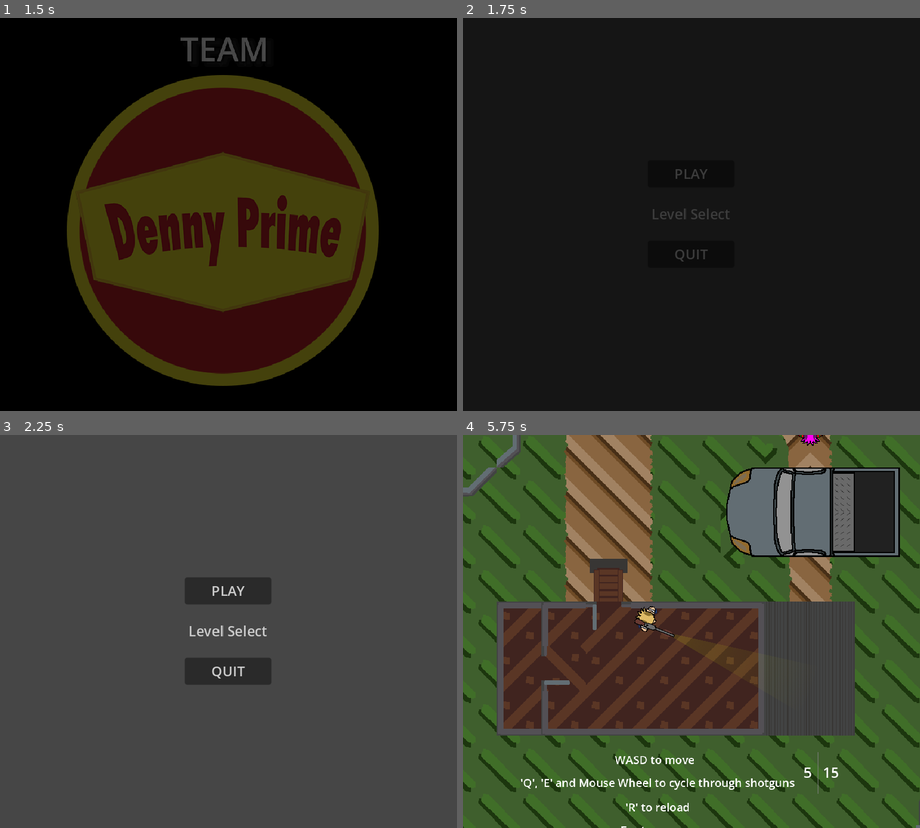
Above: before the commit, frames 1-4 (two rows, left to right).
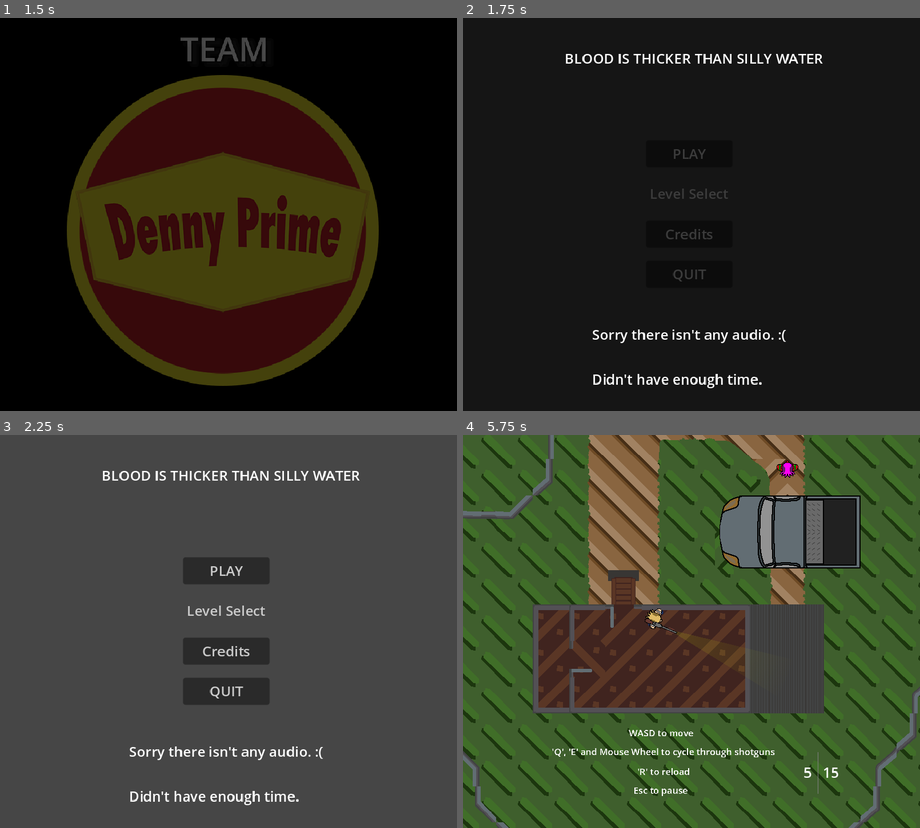
Above: after the commit, the same moments.

Repository: Why-It/Godot.4-Denny_Prime-Blood_Is_Thicker_Than_Silly_Water
Game: Godot game, scene res://Scenes/splash_screen.tscn
Two runs of this game, one before a commit and one after it. Both use one fixed random seed, a clock stepped at 60 frames per second and the inputs below. The engine's default icon, where the game draws it, is replaced by a stand-in: a white triangle on a blue panel in a dark square.
Inputs (mouse positions are in pixels of both pictures, inside the frame that each line leads up to):
- Up to frame 1 (1.5 s): tap Enter (Accept) at 0.5 s; move the mouse to (329, 194) at 0.52 s; hold D (Right) 0.53-1.28 s; hold Enter (Accept) 0.53-1.28 s; move the mouse to (137, 234) at 1.27 s; hold S (Down) from 1.28 s (still down); click (137, 234) at 1.35 s
- Up to frame 2 (1.75 s): keep holding S (Down)
- Up to frame 3 (2.25 s): release S (Down) at 2 s; click (228, 651) at 2 s, where only the run after the commit has a clickable "Credits"
- Up to frame 4 (5.75 s): click "PLAY" at 2.75 s; move the mouse to (737, 545) at 3.52 s; hold D (Right) 3.53-4.28 s; tap Mouse wheel down (Weapon_Next) at 3.6 s; move the mouse to (668, 710) at 4.27 s; hold W (Up) 4.28-5.03 s; tap Mouse wheel up (Weapon_Prev) at 4.35 s; move the mouse to (828, 690) at 5.02 s; hold A (Left) from 5.03 s (still down); hold Enter (Accept) from 5.03 s (still down)

Frame 1 is identical in both runs. In frame 2, 2.0% of the frame differs, in the area x 22-79%, y 9-95%; in frame 3, 6.1%; in frame 4, 46%, in the area x 0-100%, y 0-100%.

Commit message:
-- Audio Update Beginnings --
- Added a bunch of sounds
- Added a new scene for audio management

Diff:
--- a/Levels/1. Clyde's Place.tscn
+++ b/Levels/1. Clyde's Place.tscn
@@ -40,7 +40,7 @@
 level_leave_node = NodePath("../WinCondition/Area2D2/CollisionShape2D")
 
 [node name="Camera2D" parent="PausableScenes/Player" instance=ExtResource("4_pu3it")]
-zoom = Vector2(0.8, 0.8)
+zoom = Vector2(0.65, 0.65)
 
 [node name="gun_manager" parent="PausableScenes/Player" instance=ExtResource("5_fwq4x")]
 position = Vector2(0, 0)
--- a/Levels/2. Massacre.tscn
+++ b/Levels/2. Massacre.tscn
@@ -40,7 +40,7 @@
 level_leave_node = NodePath("../WinCondition/Area2D2/CollisionShape2D")
 
 [node name="Camera2D" parent="PausableScenes/Player" instance=ExtResource("4_c01aj")]
-zoom = Vector2(0.8, 0.8)
+zoom = Vector2(0.65, 0.65)
 
 [node name="gun_manager" parent="PausableScenes/Player" instance=ExtResource("5_sigbd")]
 position = Vector2(0, 0)
--- a/Levels/3. We Spreadin'.tscn
+++ b/Levels/3. We Spreadin'.tscn
@@ -42,7 +42,7 @@
 level_leave_node = NodePath("../WinCondition/Area2D2/CollisionShape2D")
 
 [node name="Camera2D" parent="PausableScenes/Player" instance=ExtResource("5_evkkf")]
-zoom = Vector2(0.8, 0.8)
+zoom = Vector2(0.65, 0.65)
 
 [node name="gun_manager" parent="PausableScenes/Player" instance=ExtResource("6_gt5nf")]
 position = Vector2(0, 0)
--- /dev/null
+++ b/Scenes/audio_manager.tscn
@@ -0,0 +1,60 @@
+[gd_scene load_steps=14 format=3 uid="uid://bjxuanrrabulo"]
+
+[ext_resource type="AudioStream" uid="uid://5yxraig8cep0" path="res://Audio/Music/Cyber_Racer_Lunareh.wav" id="1_6auaw"]
+[ext_resource type="AudioStream" uid="uid://dx7ipqpmmm8uq" path="res://Audio/Music/Prototype_JedStark.wav" id="2_ak5ik"]
+[ext_resource type="AudioStream" uid="uid://vx321lmfr0tx" path="res://Audio/SFX/Alert_0.wav" id="3_1y1ug"]
+[ext_resource type="AudioStream" uid="uid://dkhc1rudkusxn" path="res://Audio/SFX/Alert_1.wav" id="4_pt2xc"]
+[ext_resource type="AudioStream" uid="uid://d2rrvcxam3f3a" path="res://Audio/SFX/Alert_2.wav" id="5_6vkua"]
+[ext_resource type="AudioStream" uid="uid://brx1ukl6m54t2" path="res://Audio/SFX/Alert_3.wav" id="6_rhsl8"]
+[ext_resource type="AudioStream" uid="uid://ck4lult6jn01n" path="res://Audio/SFX/Alert_4.wav" id="7_1jy7t"]
+[ext_resource type="AudioStream" uid="uid://bag4aa2rq6q4v" path="res://Audio/SFX/die_0.wav" id="8_3020m"]
+[ext_resource type="AudioStream" uid="uid://cnn7ld01ryl6p" path="res://Audio/SFX/hurt_0.wav" id="9_o8x3o"]
+[ext_resource type="AudioStream" uid="uid://dmd1o3nd8pdig" path="res://Audio/SFX/hurt_1.wav" id="10_xhxf1"]
+[ext_resource type="AudioStream" uid="uid://daewjjdy1hr8q" path="res://Audio/SFX/swing_0.wav" id="11_kjp8j"]
+[ext_resource type="AudioStream" uid="uid://c7tw45kwed01i" path="res://Audio/SFX/swing_1.wav" id="12_mob1e"]
+[ext_resource type="AudioStream" uid="uid://cw5dtr6i1tt5v" path="res://Audio/SFX/swing_2.wav" id="13_ti8hs"]
+
+[node name="AudioManager" type="Node"]
+
+[node name="Music" type="Node2D" parent="."]
+
+[node name="CyberRacer" type="AudioStreamPlayer2D" parent="Music"]
+stream = ExtResource("1_6auaw")
+
+[node name="Prototype" type="AudioStreamPlayer2D" parent="Music"]
+stream = ExtResource("2_ak5ik")
+
+[node name="SFX" type="Node2D" parent="."]
+
+[node name="Alert_0" type="AudioStreamPlayer2D" parent="SFX"]
+stream = ExtResource("3_1y1ug")
+
+[node name="Alert_1" type="AudioStreamPlayer2D" parent="SFX"]
+stream = ExtResource("4_pt2xc")
+
+[node name="Alert_2" type="AudioStreamPlayer2D" parent="SFX"]
+stream = ExtResource("5_6vkua")
+
+[node name="Alert_3" type="AudioStreamPlayer2D" parent="SFX"]
+stream = ExtResource("6_rhsl8")
+
+[node name="Alert_4" type="AudioStreamPlayer2D" parent="SFX"]
+stream = ExtResource("7_1jy7t")
+
+[node name="Die_0" type="AudioStreamPlayer2D" parent="SFX"]
+stream = ExtResource("8_3020m")
+
+[node name="Hurt_0" type="AudioStreamPlayer2D" parent="SFX"]
+stream = ExtResource("9_o8x3o")
+
+[node name="Hurt_1" type="AudioStreamPlayer2D" parent="SFX"]
+stream = ExtResource("10_xhxf1")
+
+[node name="Swing_0" type="AudioStreamPlayer2D" parent="SFX"]
+stream = ExtResource("11_kjp8j")
+
+[node name="Swing_1" type="AudioStreamPlayer2D" parent="SFX"]
+stream = ExtResource("12_mob1e")
+
+[node name="Swing_2" type="AudioStreamPlayer2D" parent="SFX"]
+stream = ExtResource("13_ti8hs")
--- a/Scenes/camera_2d.tscn
+++ b/Scenes/camera_2d.tscn
@@ -3,7 +3,6 @@
 [ext_resource type="Script" path="res://Scripts/dynamic_camera.gd" id="1_x6cud"]
 
 [node name="Camera2D" type="Camera2D"]
-zoom = Vector2(1.75, 1.75)
 process_callback = 0
 position_smoothing_enabled = true
 position_smoothing_speed = 10.0
--- /dev/null
+++ b/Scenes/credits.tscn
@@ -0,0 +1,88 @@
+[gd_scene load_steps=4 format=3 uid="uid://cdi2yi3i0n0w5"]
+
+[ext_resource type="Script" path="res://Scripts/credits.gd" id="1_k8ffd"]
+[ext_resource type="Theme" uid="uid://udap2b0yhsp7" path="res://Art/Styles/BUTTON.tres" id="2_2cfl8"]
+[ext_resource type="PackedScene" uid="uid://byled1opgohlw" path="res://Scenes/transition.tscn" id="3_g7l6r"]
+
+[node name="Credits" type="Control"]
+layout_mode = 3
+anchors_preset = 15
+anchor_right = 1.0
+anchor_bottom = 1.0
+grow_horizontal = 2
+grow_vertical = 2
+size_flags_horizontal = 3
+size_flags_vertical = 3
+script = ExtResource("1_k8ffd")
+
+[node name="BoxContainer" type="BoxContainer" parent="."]
+layout_mode = 1
+anchors_preset = 15
+anchor_right = 1.0
+anchor_bottom = 1.0
+grow_horizontal = 2
+grow_vertical = 2
+alignment = 1
+
+[node name="VBoxContainer2" type="HBoxContainer" parent="BoxContainer"]
+layout_mode = 2
+size_flags_horizontal = 3
+
+[node name="VBoxContainer2" type="VBoxContainer" parent="BoxContainer/VBoxContainer2"]
+layout_mode = 2
+size_flags_horizontal = 3
+
+[node name="VBoxContainer" type="VBoxContainer" parent="BoxContainer/VBoxContainer2"]
+layout_mode = 2
+size_flags_horizontal = 3
+size_flags_vertical = 3
+size_flags_stretch_ratio = 2.38
+theme_override_constants/separation = 15
+
+[node name="BoxContainer2" type="BoxContainer" parent="BoxContainer/VBoxContainer2/VBoxContainer"]
+layout_mode = 2
+size_flags_vertical = 3
+size_flags_stretch_ratio = 2.84
+
+[node name="BoxContainer3" type="BoxContainer" parent="BoxContainer/VBoxContainer2/VBoxContainer"]
+layout_mode = 2
+size_flags_vertical = 3
+size_flags_stretch_ratio = 5.0
+alignment = 1
+
+[node name="Label" type="Label" parent="BoxContainer/VBoxContainer2/VBoxContainer/BoxContainer3"]
+layout_mode = 2
+text = "Game Designer:                     Wyatt Curtiss
+
+Narrative Designer:                        Joseph Cartwright
+
+Game Art:                             Josh Marsik
+                                                   Wyatt Curtiss
+
+Made with Godot 4.2.1"
+horizontal_alignment = 1
+
+[node name="BoxContainer" type="BoxContainer" parent="BoxContainer/VBoxContainer2/VBoxContainer"]
+layout_mode = 2
+size_flags_vertical = 3
+alignment = 1
+
+[node name="ReturnToMain" type="Button" parent="BoxContainer/VBoxContainer2/VBoxContainer/BoxContainer"]
+layout_mode = 2
+theme = ExtResource("2_2cfl8")
+text = "Main Menu"
+
+[node name="BoxContainer4" type="BoxContainer" parent="BoxContainer/VBoxContainer2/VBoxContainer"]
+layout_mode = 2
+size_flags_vertical = 3
+size_flags_stretch_ratio = 3.06
+
+[node name="VBoxContainer3" type="VBoxContainer" parent="BoxContainer/VBoxContainer2"]
+layout_mode = 2
+size_flags_horizontal = 3
+
+[node name="Transition" parent="." instance=ExtResource("3_g7l6r")]
+layout_mode = 1
+
+[connection signal="pressed" from="BoxContainer/VBoxContainer2/VBoxContainer/BoxContainer/ReturnToMain" to="." method="_on_return_to_main_pressed"]
+[connection signal="pressed" from="BoxContainer/VBoxContainer2/VBoxContainer/BoxContainer/ReturnToMain" to="." method="_on_play_pressed"]
--- a/Scenes/main_menu.tscn
+++ b/Scenes/main_menu.tscn
@@ -54,10 +54,17 @@
 popup/item_2/text = "3. We Spreadin'"
 popup/item_2/id = 2
 
+[node name="Credits" type="Button" parent="BoxContainer/Center/VBoxContainer"]
+layout_mode = 2
+text = "Credits"
+
 [node name="Quit" type="Button" parent="BoxContainer/Center/VBoxContainer"]
 layout_mode = 2
 theme = ExtResource("1_0235s")
 text = "QUIT"
+
+[node name="VBoxContainer2" type="VBoxContainer" parent="BoxContainer/Center"]
+layout_mode = 2
 
 [node name="Right" type="HBoxContainer" parent="BoxContainer"]
 layout_mode = 2
@@ -65,5 +72,28 @@
 [node name="Transition" parent="." instance=ExtResource("2_ai0nt")]
 layout_mode = 1
 
+[node name="Label" type="Label" parent="."]
+layout_mode = 1
+anchors_preset = -1
+anchor_bottom = 0.023
+offset_left = 116.0
+offset_top = 35.0
+offset_right = 650.0
+offset_bottom = 89.3
+text = "BLOOD IS THICKER THAN SILLY WATER"
+
+[node name="Label2" type="Label" parent="."]
+layout_mode = 1
+anchors_preset = -1
+anchor_bottom = 0.023
+offset_left = 147.0
+offset_top = 351.0
+offset_right = 681.0
+offset_bottom = 405.3
+text = "Sorry there isn't any audio. :(
+
+Didn't have enough time."
+
 [connection signal="pressed" from="BoxContainer/Center/VBoxContainer/Play" to="." method="_on_play_pressed"]
+[connection signal="pressed" from="BoxContainer/Center/VBoxContainer/Credits" to="." method="_on_credits_pressed"]
 [connection signal="pressed" from="BoxContainer/Center/VBoxContainer/Quit" to="." method="_on_quit_pressed"]
--- /dev/null
+++ b/Scripts/credits.gd
@@ -0,0 +1,16 @@
+extends Control
+
+@onready var levelTransition = $Transition
+
+# Called when the node enters the scene tree for the first time.
+func _ready():
+	pass # Replace with function body.
+
+
+# Called every frame. 'delta' is the elapsed time since the previous frame.
+func _process(delta):
+	pass
+
+
+func _on_return_to_main_pressed():
+	levelTransition.PlayExit("res://Scenes/main_menu.tscn")
--- a/Scripts/gui.gd
+++ b/Scripts/gui.gd
@@ -101,4 +101,4 @@
 	elif get_tree().current_scene.name == "2_ Massacre":
 		lvl_tran.PlayExit("res://Levels/3. We Spreadin'.tscn")
 	elif get_tree().current_scene.name == "3_ We Spreadin'":
-		lvl_tran.PlayExit("res://Scenes/main_menu.tscn")
+		lvl_tran.PlayExit("res://Scenes/credits.tscn")
--- a/Scripts/main_menu.gd
+++ b/Scripts/main_menu.gd
@@ -18,3 +18,7 @@
 
 func _on_play_pressed():
 	levelTransition.PlayExit("res://Levels/1. Clyde's Place.tscn")
+
+
+func _on_credits_pressed():
+	levelTransition.PlayExit("res://Scenes/credits.tscn")
--- a/project.godot
+++ b/project.godot
@@ -10,7 +10,7 @@
 
 [application]
 
-config/name="Hurtline_Miasma"
+config/name="Blood is Thicker Than Silly Water"
 run/main_scene="res://Scenes/splash_screen.tscn"
 config/features=PackedStringArray("4.2", "Forward Plus")
 boot_splash/bg_color=Color(0, 0, 0, 1)
Not shown, added: Audio/Music/Cyber_Racer_Lunareh.wav.import
Not shown, added: Audio/Music/Prototype_JedStark.wav.import
Not shown, added: Audio/SFX/Alert_0.wav.import
Not shown, added: Audio/SFX/Alert_1.wav.import
Not shown, added: Audio/SFX/Alert_2.wav.import
Not shown, added: Audio/SFX/Alert_3.wav.import
Not shown, added: Audio/SFX/Alert_4.wav.import
Not shown, added: Audio/SFX/die_0.wav.import
Not shown, added: Audio/SFX/hurt_0.wav.import
Not shown, added: Audio/SFX/hurt_1.wav.import
Not shown, added: Audio/SFX/swing_0.wav.import
Not shown, added: Audio/SFX/swing_1.wav.import
(and 15 more such lines)
